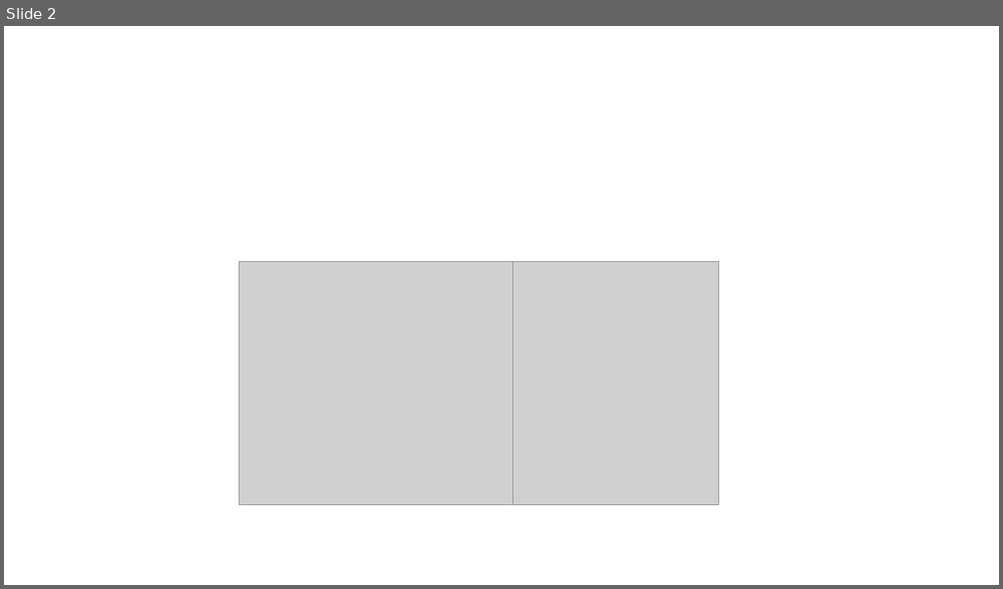
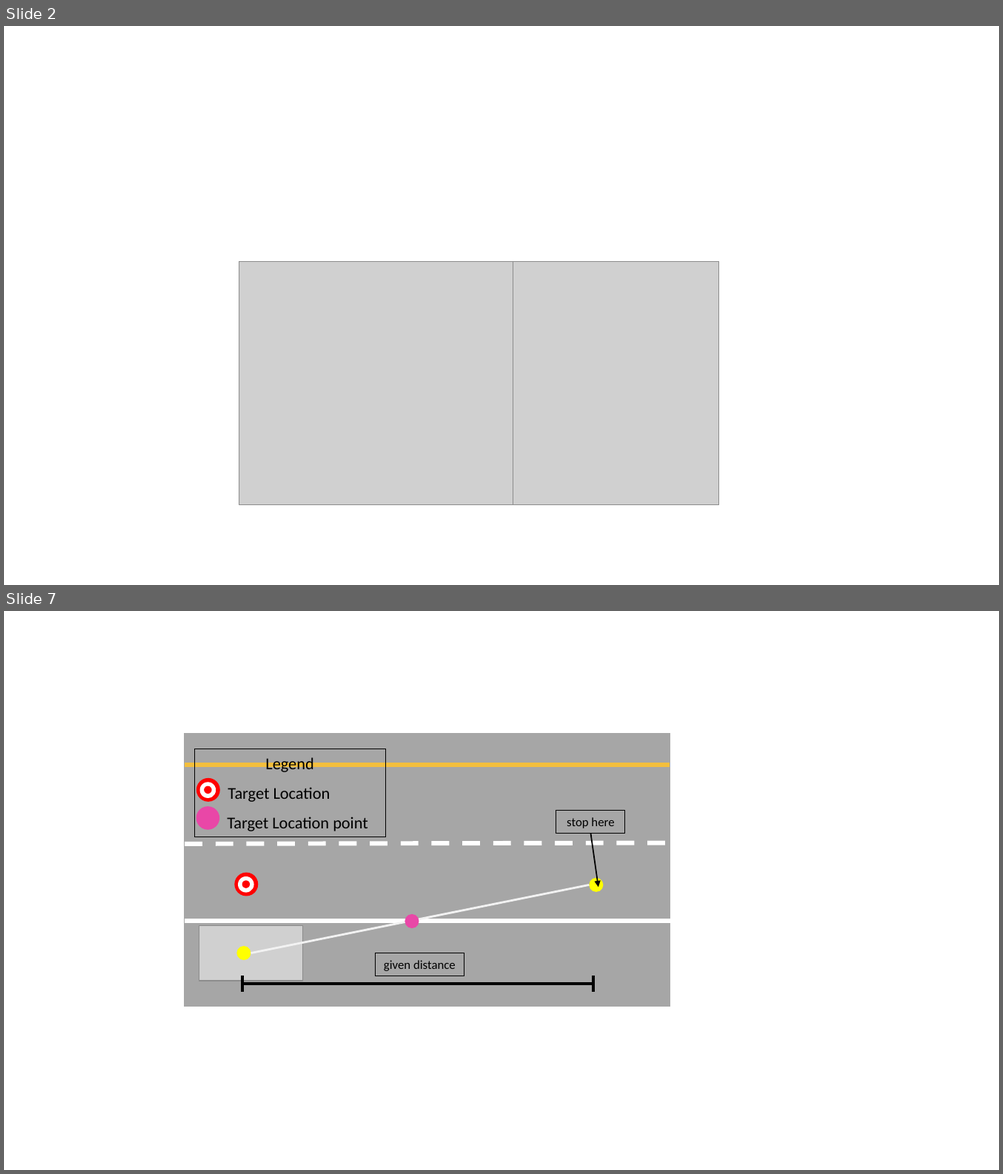
Before and after one commit to raynicho/ExpresswayScenarioInterface, a slide deck: docs/finalReportImages.pptx. Shown one above the other, each under a label of ours: slide 2 before the commit, slides 2 and 7 after it; the slides between them are not shown. The pictures are 1003x589 and 1003x1174 pixels, drawn with LibreOffice and Linux fonts; fonts in the diff are those of the drawing; grey boxes stand for pictures. Boxes give left, top, right and bottom in pixels: in the first picture for what was removed or moved away, otherwise in the second. Text is boxed around its words. In the diff, an @@ line names an element or a change of style, - is before the commit and + after.

```diff
--- a/docs/finalReportImages.pptx
+++ b/docs/finalReportImages.pptx
@@ slide 7 added at box(4, 611, 999, 1170), background #FFFFFF @@
@@ rectangle added at box(185, 734, 669, 1006), fill #A6A6A6, outline #A6A6A6 1 pt @@
@@ line added from (185, 766) to (669, 766), #F3BF3D 4.25 pt @@
@@ rectangle added at box(194, 749, 385, 837), outline #000000 0.75 pt, 16 pt, text #000000 @@
+Legend
+Target Location
+Target Location point
@@ ellipse added at box(197, 779, 219, 801), fill #FF0000, outline #FF0000 1 pt @@
@@ ellipse added at box(200, 783, 215, 797), fill #FFFFFF, outline #FFFFFF 1 pt @@
@@ ellipse added at box(205, 786, 211, 793), fill #FF0000, outline #FF0000 1 pt @@
@@ ellipse added at box(196, 806, 219, 829), fill #E947A7 @@
@@ rectangle added at box(556, 811, 625, 833), outline #000000 0.75 pt, 12 pt, text #000000 @@
+stop here
@@ line added from (185, 844) to (669, 843), #FFFFFF 4.25 pt dashed @@
@@ arrow added from (590, 833) to (598, 887), #000000 1.25 pt @@
@@ ellipse added at box(236, 873, 258, 895), fill #FF0000, outline #FF0000 1 pt @@
@@ ellipse added at box(239, 877, 253, 892), fill #FFFFFF, outline #FFFFFF 1 pt @@
@@ ellipse added at box(243, 881, 250, 888), fill #FF0000, outline #FF0000 1 pt @@
@@ line added from (251, 954) to (589, 885), #F2F2F2 2 pt @@
@@ ellipse added at box(589, 878, 603, 892), fill #FFFF00 @@
@@ line added from (185, 921) to (817, 921), #FFFFFF 4.25 pt @@
@@ ellipse added at box(404, 914, 419, 929), fill #E947A7 @@
@@ picture added at box(199, 925, 302, 981) @@
@@ ellipse added at box(237, 946, 251, 960), fill #FFFF00 @@
@@ rectangle added at box(375, 954, 464, 976), outline #000000 0.75 pt, 12 pt, text #000000 @@
+given distance
@@ line added from (243, 984) to (593, 984), #000000 3 pt @@
@@ line added from (243, 976) to (243, 992), #000000 3 pt @@
@@ line added from (594, 976) to (594, 992), #000000 3 pt @@
```
Also in this commit, not shown: 4 other slides added, 1 slide removed, 1 other file.
